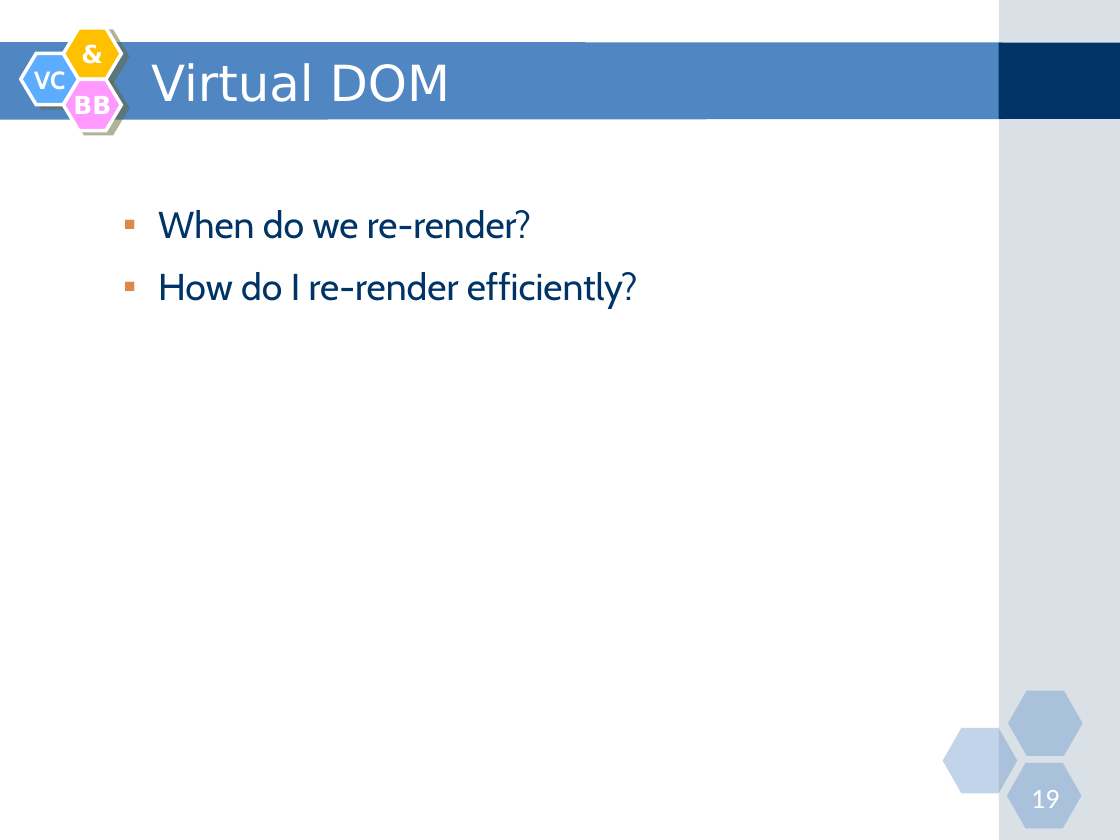
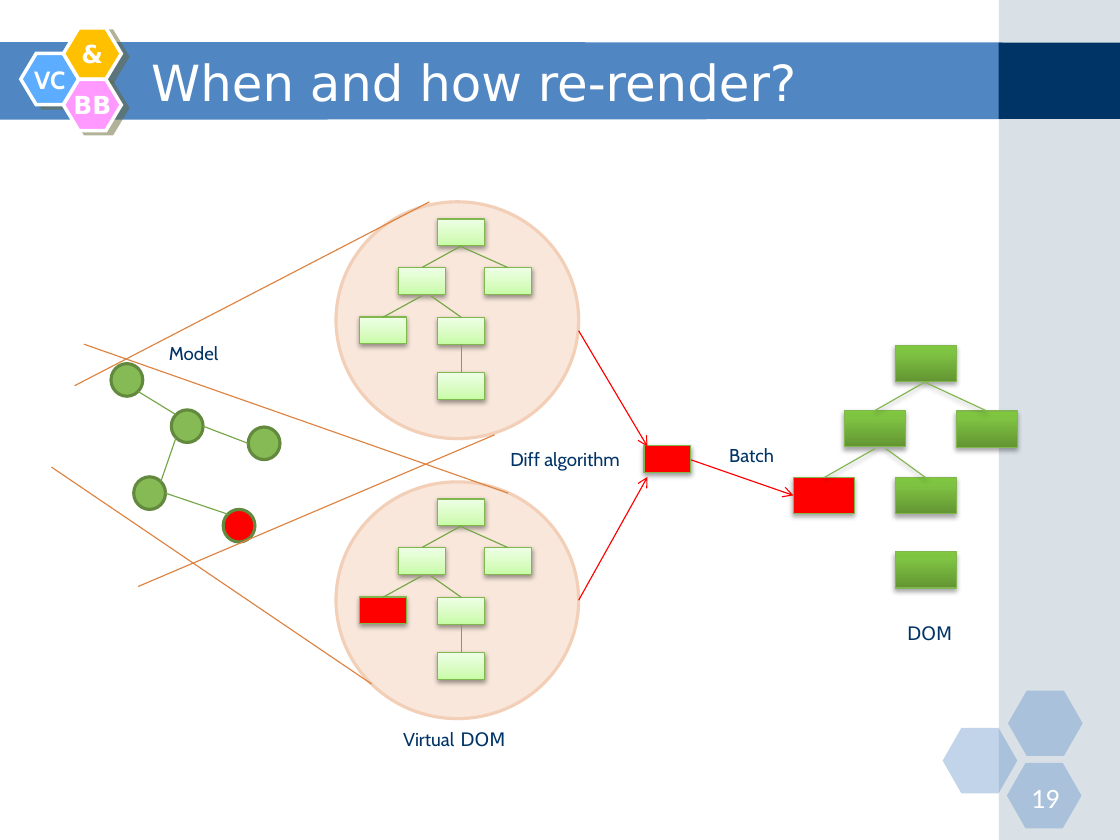
Before and after one commit to nguyenminhtiend/React-Document, a slide deck: slide 19 of React_Slide.pptx. Drawn at 1120x840 pixels with LibreOffice and Linux fonts; fonts in the diff are those of the drawing. Boxes give left, top, right and bottom in pixels: in the first picture for what was removed or moved away, otherwise in the second. Text is boxed around its words. In the diff, an @@ line names an element or a change of style, - is before the commit and + after.

```diff
--- a/React_Slide.pptx
+++ b/React_Slide.pptx
@@ title at (151, 63, 797, 102): text changed @@
-Virtual DOM
+When and how re-render?
@@ line added from (429, 202) to (75, 385), #DD8443 0.75 pt @@
@@ text removed at (158, 210, 638, 308) @@
-  ▪ When do we re-render?
-  ▪ How do I re-render efficiently?
@@ group added at (336, 202, 579, 438): 6 rectangles, 4 lines, 1 ellipse @@
@@ line added from (508, 493) to (84, 344), #DD8443 0.75 pt @@
@@ text added at (169, 346, 218, 360), 12 pt, text #003366 @@
+Model
@@ line added from (461, 372) to (461, 344), #75A747 0.75 pt @@
@@ arrow added from (579, 330) to (647, 447), #FF0000 0.75 pt @@
@@ line added from (495, 435) to (138, 587), #DD8443 0.75 pt @@
@@ group added at (111, 364, 280, 542): 5 ellipses, 4 lines @@
@@ rectangle added at (644, 446, 691, 473), fill #FF0000, outline #82B850 0.75 pt @@
@@ text added at (729, 448, 774, 463), 12 pt, text #003366 @@
+Batch
@@ group added at (793, 345, 1018, 588): 6 rectangles, 4 lines @@
@@ line added from (372, 684) to (52, 467), #DD8443 0.75 pt @@
@@ text added at (510, 452, 620, 471), 12 pt, text #003366 @@
+Diff algorithm
@@ arrow added from (579, 600) to (647, 477), #FF0000 0.75 pt @@
@@ arrow added from (691, 460) to (793, 495), #FF0000 0.75 pt @@
@@ group added at (336, 482, 579, 718): 6 rectangles, 4 lines, 1 ellipse @@
@@ line added from (461, 652) to (461, 624), #75A747 0.75 pt @@
@@ text added at (907, 626, 952, 641), 12 pt, text #003366 @@
+DOM
@@ text added at (403, 732, 505, 747), 12 pt, text #003366 @@
+Virtual DOM
```
Also in this commit, not shown: 1 other slide changed, 2 slides added, 2 other files.
